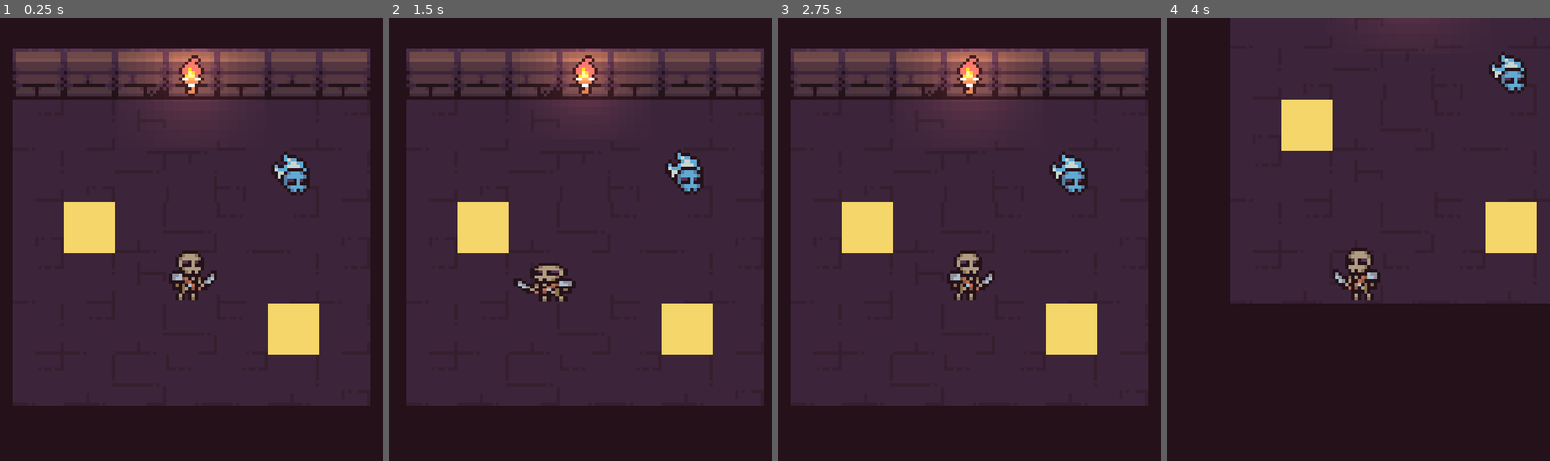
Above: before the commit, frames 1-4 (left to right).
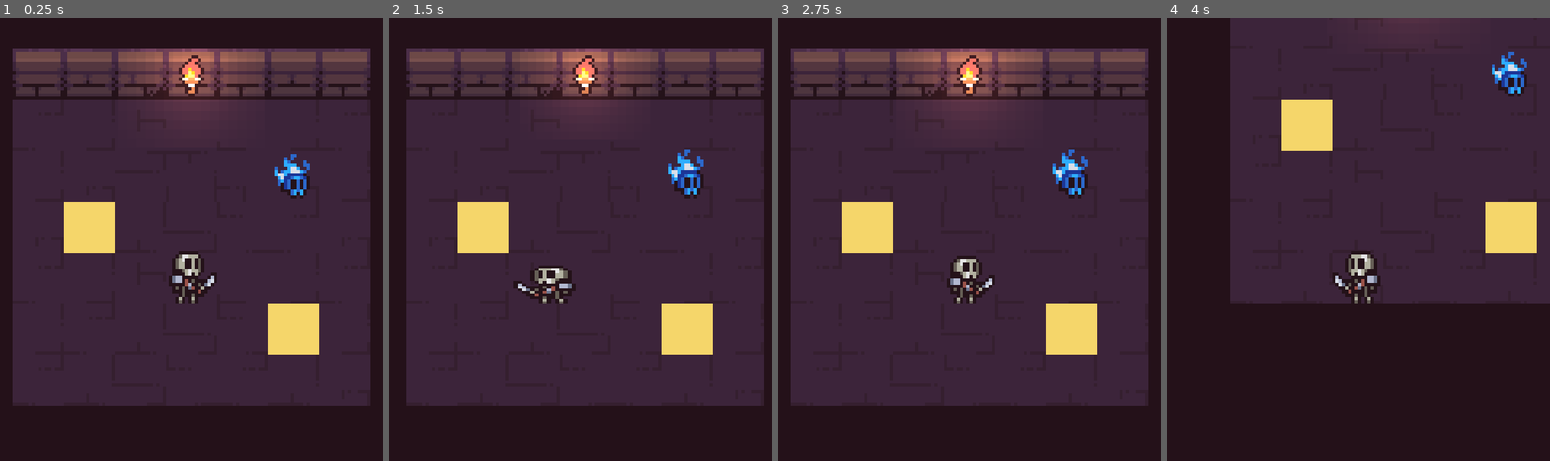
Above: after the commit, the same moments.

Repository: papazeal/tiny-hero
Game: Godot game, scene res://main.tscn
Two runs of this game, one before a commit and one after it. Both use one fixed random seed, a clock stepped at 60 frames per second and the inputs below.
Inputs (mouse positions are in pixels of both pictures, inside the frame that each line leads up to):
- Up to frame 1 (0.25 s): no input
- Up to frame 2 (1.5 s): move the mouse to (664, 252) at 0.52 s; press the mouse at (664, 252) at 0.53 s; hold Right (right) 0.53-1.28 s; move the mouse to (503, 305) at 1.27 s; release the mouse at (503, 305) at 1.28 s; hold Down (down) from 1.28 s (still down); click (503, 305) at 1.35 s
- Up to frame 3 (2.75 s): move the mouse to (1007, 164) at 2.02 s; release Down (down) at 2.03 s; press the mouse at (1007, 164) at 2.03 s; hold Right (right) from 2.03 s (still down)
- Up to frame 4 (4 s): move the mouse to (1339, 381) at 2.77 s; release Right (right) at 2.78 s; release the mouse at (1339, 381) at 2.78 s; hold Up (up) 2.78-3.53 s; click (1339, 381) at 2.85 s; move the mouse to (1473, 354) at 3.52 s; press the mouse at (1473, 354) at 3.53 s; hold Left (left) from 3.53 s (still down)

The runs differ from the first frame. In frame 1, 1.3% of the frame differs, in the area x 44-81%, y 30-65%; in frame 2, 1.4%; in frame 3, 1.4%, in the area x 44-81%, y 29-65%; in frame 4, 1.4%.

Commit message:
up up

Diff:
--- a/Hero.tscn
+++ b/Hero.tscn
@@ -1,7 +1,7 @@
 [gd_scene load_steps=12 format=3 uid="uid://2dr7kitpuk60"]
 
 [ext_resource type="Script" path="res://hero.gd" id="1_jvyhp"]
-[ext_resource type="Texture2D" uid="uid://d3n4cbqlrp3j4" path="res://Dungeon_Character_2.png" id="2_7tcar"]
+[ext_resource type="Texture2D" uid="uid://dgv8dm3ihhqax" path="res://images/Dungeon_Enemy_v2.png" id="3_fammn"]
 [ext_resource type="AudioStream" uid="uid://dl6hmclovsnvm" path="res://bit.wav" id="4_160sa"]
 
 [sub_resource type="RectangleShape2D" id="RectangleShape2D_ppu46"]
@@ -38,7 +38,7 @@
 tracks/0/keys = {
 "times": PackedFloat32Array(0, 0.5, 1),
 "transitions": PackedFloat32Array(1, 1, 1),
-"update": 0,
+"update": 1,
 "values": [Vector2(1, 1.1), Vector2(1, 1), Vector2(1, 1.1)]
 }
 
@@ -51,15 +51,15 @@
 
 [sub_resource type="ShaderMaterial" id="ShaderMaterial_ra6ua"]
 
-[sub_resource type="AtlasTexture" id="AtlasTexture_h53gi"]
-atlas = ExtResource("2_7tcar")
-region = Rect2(64, 16, 16, 16)
+[sub_resource type="AtlasTexture" id="AtlasTexture_vdanq"]
+atlas = ExtResource("3_fammn")
+region = Rect2(16, 0, 16, 16)
 
 [sub_resource type="SpriteFrames" id="SpriteFrames_be0ki"]
 animations = [{
 "frames": [{
 "duration": 1.0,
-"texture": SubResource("AtlasTexture_h53gi")
+"texture": SubResource("AtlasTexture_vdanq")
 }],
 "loop": true,
 "name": &"new_animation",
@@ -99,6 +99,8 @@
 material = SubResource("ShaderMaterial_ra6ua")
 sprite_frames = SubResource("SpriteFrames_be0ki")
 animation = &"new_animation"
+autoplay = "new_animation"
+frame_progress = 0.0145383
 offset = Vector2(2.08165e-12, -8)
 
 [connection signal="area_entered" from="." to="." method="_on_area_entered"]
--- a/enemy.tscn
+++ b/enemy.tscn
@@ -1,17 +1,17 @@
 [gd_scene load_steps=9 format=3 uid="uid://c0ugn0ohe8uke"]
 
 [ext_resource type="Script" path="res://enemy.gd" id="1_vqj2b"]
-[ext_resource type="Texture2D" uid="uid://d3n4cbqlrp3j4" path="res://Dungeon_Character_2.png" id="2_3gkuy"]
+[ext_resource type="Texture2D" uid="uid://dgv8dm3ihhqax" path="res://images/Dungeon_Enemy_v2.png" id="2_gd5lu"]
 
-[sub_resource type="AtlasTexture" id="AtlasTexture_xed21"]
-atlas = ExtResource("2_3gkuy")
-region = Rect2(16, 16, 16, 16)
+[sub_resource type="AtlasTexture" id="AtlasTexture_47myh"]
+atlas = ExtResource("2_gd5lu")
+region = Rect2(32, 0, 16, 16)
 
 [sub_resource type="SpriteFrames" id="SpriteFrames_m3yx0"]
 animations = [{
 "frames": [{
 "duration": 1.0,
-"texture": SubResource("AtlasTexture_xed21")
+"texture": SubResource("AtlasTexture_47myh")
 }],
 "loop": true,
 "name": &"default",
@@ -30,7 +30,7 @@
 tracks/0/keys = {
 "times": PackedFloat32Array(0, 0.5, 1),
 "transitions": PackedFloat32Array(1, 1, 1),
-"update": 0,
+"update": 1,
 "values": [Vector2(1, 1), Vector2(1, 1.1), Vector2(1, 1)]
 }
 
Binary file added: images/Dungeon_Enemy_v2.png
Not shown, added: images/Dungeon_Enemy_v2.png.import
Binary file added: images/skeleton2_v2_1.png
Not shown, added: images/skeleton2_v2_1.png.import
Binary file added: images/skeleton2_v2_2.png
Not shown, added: images/skeleton2_v2_2.png.import
Binary file added: images/skeleton2_v2_3.png
Not shown, added: images/skeleton2_v2_3.png.import
Binary file added: images/skeleton2_v2_4.png
Not shown, added: images/skeleton2_v2_4.png.import
Not shown, changed: dist/index.pck
